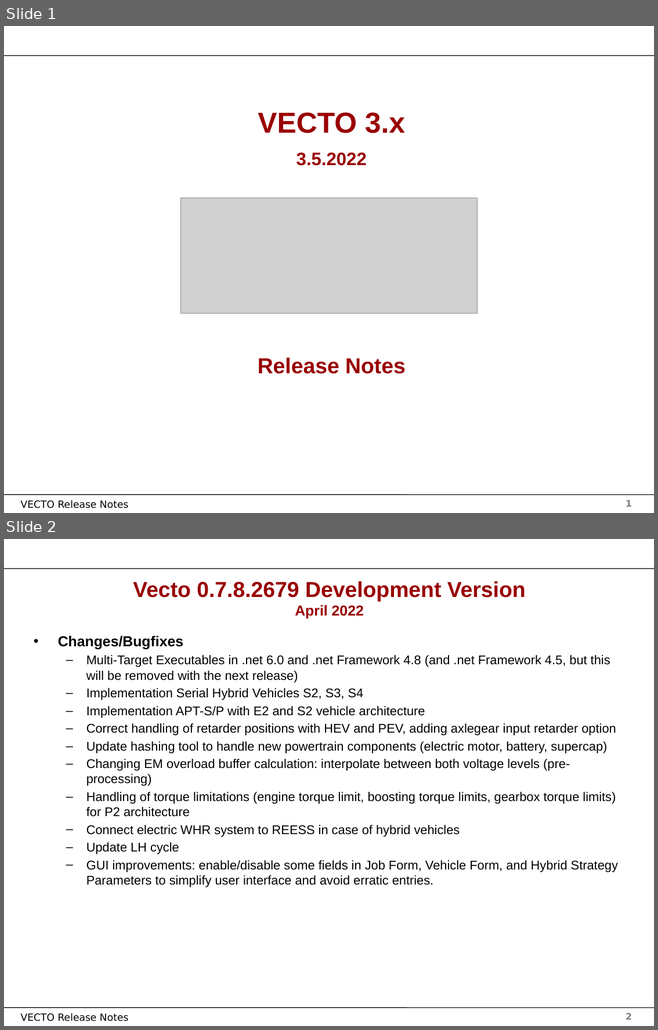
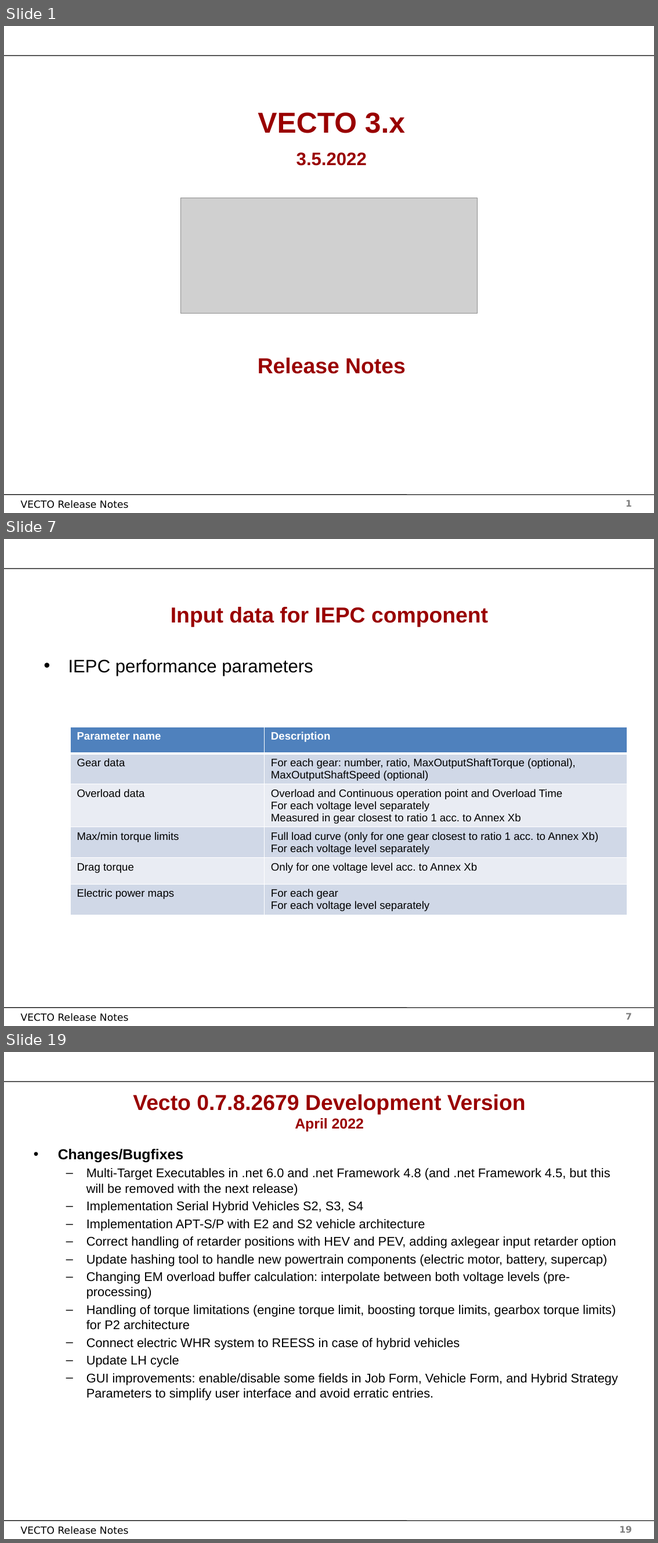
Before and after one commit to tanawadeatharva/BharatVECTO, a slide deck: Documentation/User Manual Source/Release Notes Vecto3.x.pptx. Shown one above the other, each under a label of ours: slides 1 and 2 before the commit, slides 1, 7 and 19 after it; the slides between them are not shown. The pictures are 658x1030 and 658x1543 pixels, drawn with LibreOffice and Linux fonts; fonts in the diff are those of the drawing; grey boxes stand for pictures; background and template pictures are left out. Boxes give left, top, right and bottom in pixels: in the first picture for what was removed or moved away, otherwise in the second. Text is boxed around its words. In the diff, an @@ line names an element or a change of style, - is before the commit and + after.

```diff
--- a/Documentation/User Manual Source/Release Notes Vecto3.x.pptx
+++ b/Documentation/User Manual Source/Release Notes Vecto3.x.pptx
@@ slide 7 added at (x1=4, y1=539, x2=654, y2=1026), background #FFFFFF; not listed: 4 template elements that a slide beside it also shows @@
@@ title added at (x1=170, y1=607, x2=488, y2=627), 24 pt, text #990000, bold @@
+Input data for IEPC component
@@ text added at (x1=68, y1=659, x2=313, y2=676), 20 pt, text #000000 @@
+• IEPC performance parameters
@@ table added at (x1=70, y1=727, x2=627, y2=923), 6 rows, 2 columns @@
+Parameter name | Description
+Gear data | For each gear: number, ratio, MaxOutputShaftTorque (optional), MaxOutputShaftSpeed (optional)
+Overload data | Overload and Continuous operation point and Overload Time / For each voltage level separately / Measured in gear closest to ratio 1 acc. to Annex Xb
+Max/min torque limits | Full load curve (only for one gear closest to ratio 1 acc. to Annex Xb) / For each voltage level separately
+Drag torque | Only for one voltage level acc. to Annex Xb
+Electric power maps | For each gear / For each voltage level separately
@@ what was slide 2 is now slide 19 @@
@@ page number at (x1=619, y1=1526, x2=632, y2=1533): text changed @@
-2
+19
```
Also in this commit, not shown: 1 slide changed, 16 other slides added.
